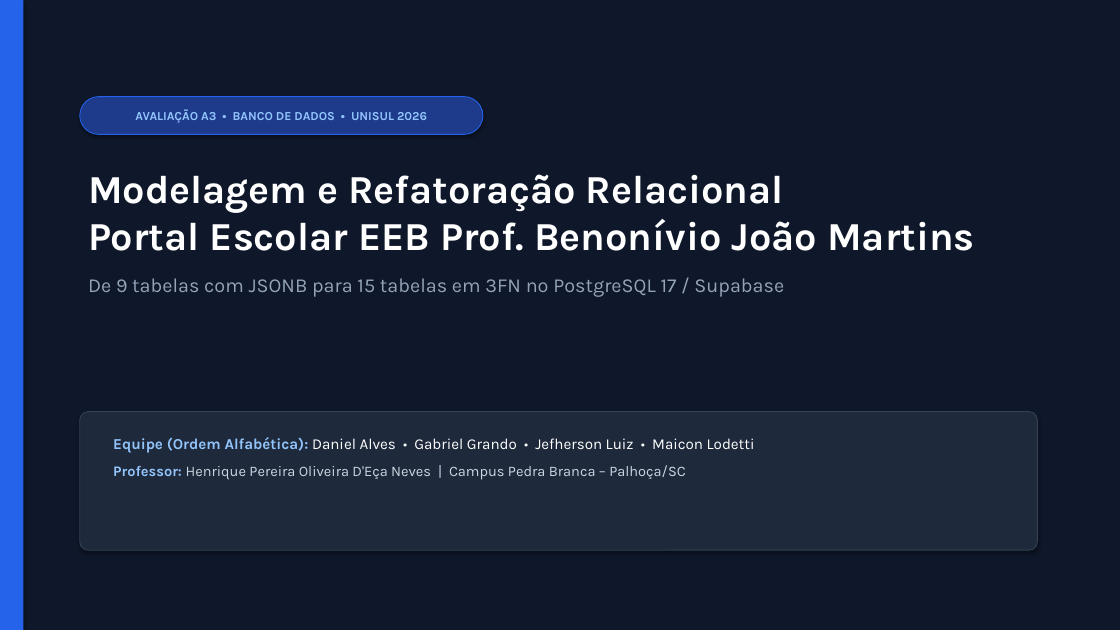
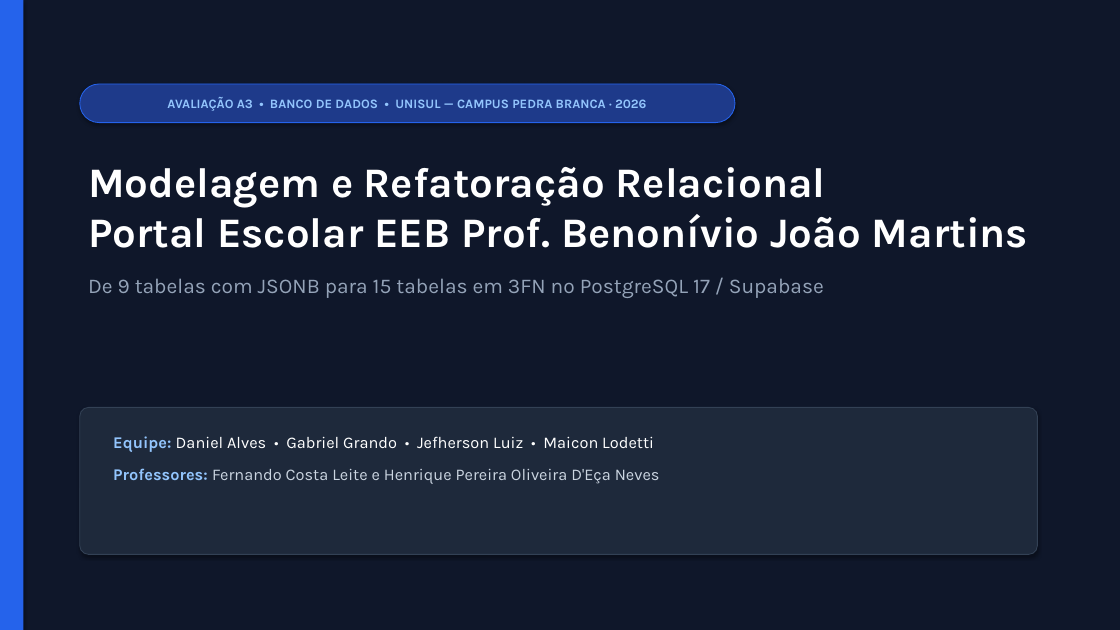
Before and after one commit to jefheee/a3-banco-dados-benonivio, a slide deck: slide 1 of 03_apresentacao/Apresentacao_A3_Portal_Escolar.pptx. Drawn at 1120x630 pixels with LibreOffice and Linux fonts; fonts in the diff are those of the drawing. Boxes give left, top, right and bottom in pixels: in the first picture for what was removed or moved away, otherwise in the second. Text is boxed around its words. In the diff, an @@ line names an element or a change of style, - is before the commit and + after.

```diff
--- a/03_apresentacao/Apresentacao_A3_Portal_Escolar.pptx
+++ b/03_apresentacao/Apresentacao_A3_Portal_Escolar.pptx
@@ rounded rectangle "AVALIAÇÃO A3 • BANCO DE ...": place and size @@
-rounded rectangle "AVALIAÇÃO A3 • BANCO DE ..." at (80, 97, 483, 134)
+rounded rectangle "AVALIAÇÃO A3 • BANCO DE ..." at (80, 84, 735, 123)
@@ text in rounded rectangle at (167, 97, 646, 111): text changed; size 10.5 to 11 pt @@
-AVALIAÇÃO A3 • BANCO DE DADOS • UNISUL 2026
+AVALIAÇÃO A3 • BANCO DE DADOS • UNISUL — CAMPUS PEDRA BRANCA · 2026
@@ text "Modelagem e Refatoração Relacional Portal ...": place and size @@
-text "Modelagem e Refatoração Relacional Portal ..." at (88, 174, 975, 297)
+text "Modelagem e Refatoração Relacional Portal ..." at (88, 167, 1028, 298)
@@ text "Modelagem e Refatoração Relacional Portal ..." at (88, 167, 1028, 298): size 34 to 36 pt in "Modelagem e Refatoração Relacional Portal Escolar EEB ..."; size 17 to 18 pt in "De 9 tabelas com JSONB para 15 ..."; more space between paragraphs @@
@@ rounded rectangle: place and size @@
-rounded rectangle at (80, 412, 1038, 550)
+rounded rectangle at (80, 408, 1038, 555)
@@ text at (113, 436, 660, 484): text changed; size 13 to 14 pt; text colour #CBD5E1 to #FFFFFF @@
-Equipe (Ordem Alfabética): Daniel Alves • Gabriel Grando • Jefherson Luiz • Maicon Lodetti
-Professor: Henrique Pereira Oliveira D'Eça Neves | Campus Pedra Branca – Palhoça/SC
+Equipe: Daniel Alves • Gabriel Grando • Jefherson Luiz • Maicon Lodetti
+Professores: Fernando Costa Leite e Henrique Pereira Oliveira D'Eça Neves
```
Also in this commit, not shown: 9 other slides changed, 28 other files.
